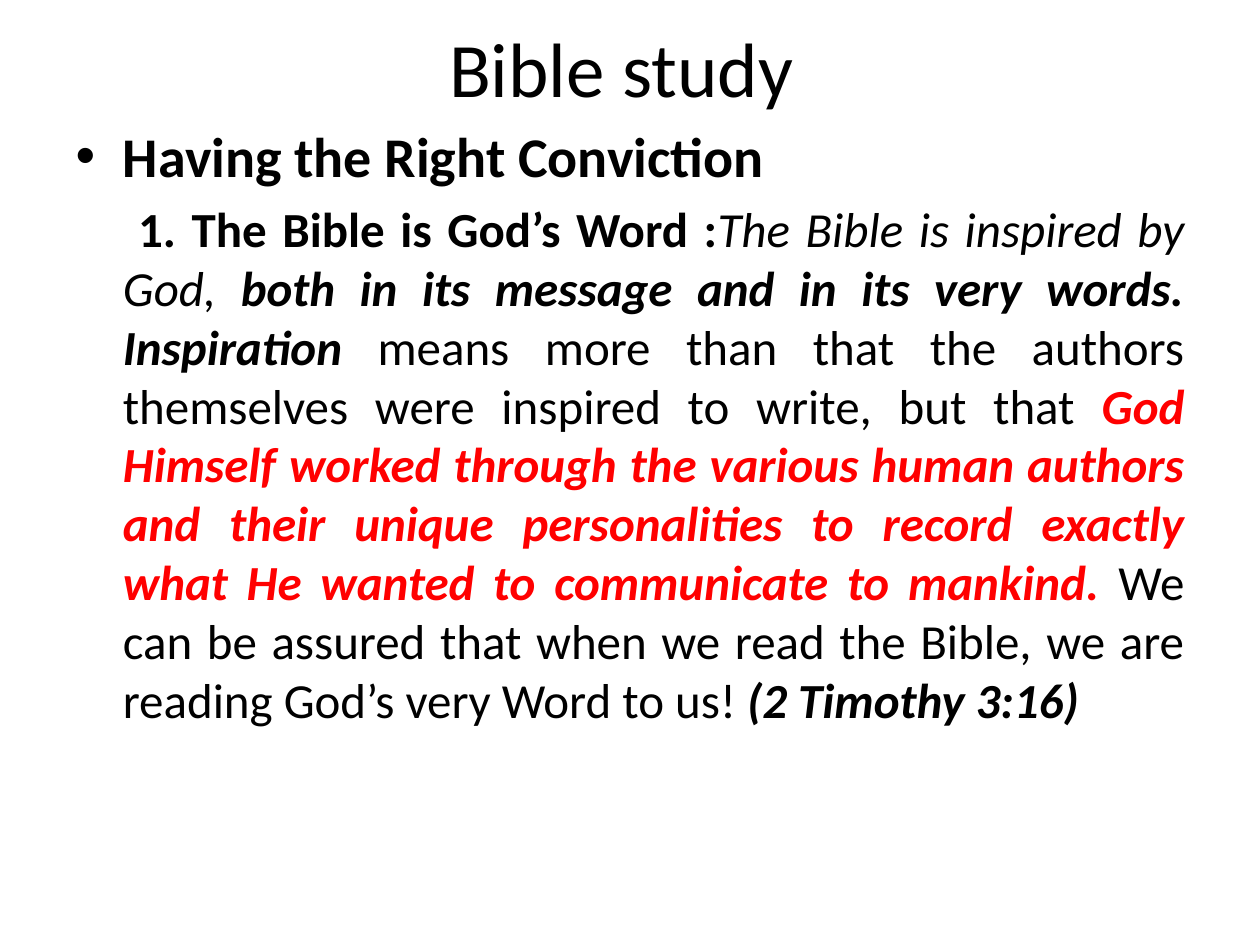
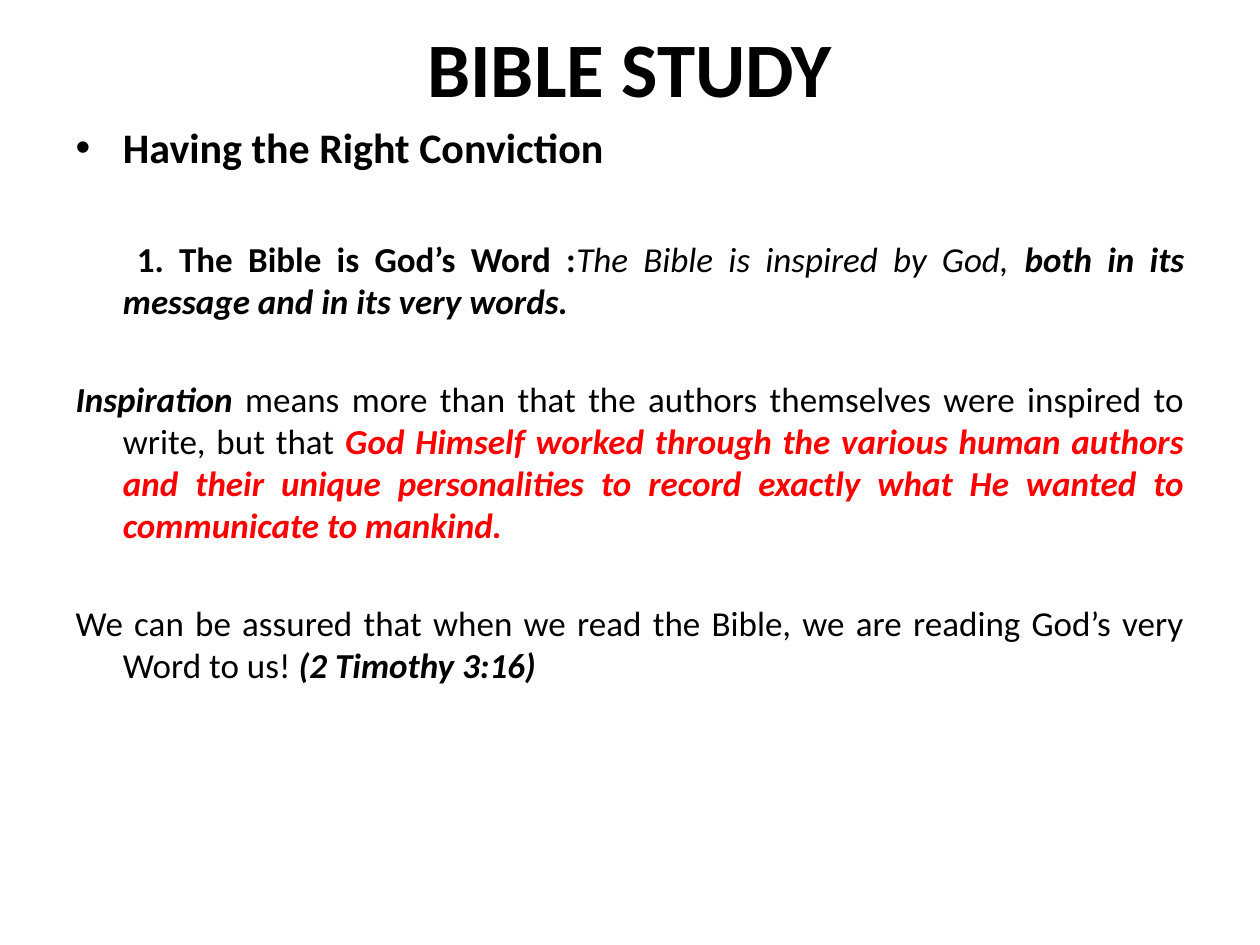
Before and after one commit to mutanganajoseph/Documents, a slide deck: slide 98 of auca/sem-1/intro-to-Bible-study/1 intro to Bible study Notes.pptx. Drawn at 1260x945 pixels with LibreOffice and Linux fonts; fonts in the diff are those of the drawing. Boxes give left, top, right and bottom in pixels: in the first picture for what was removed or moved away, otherwise in the second. Text is boxed around its words. In the diff, an @@ line names an element or a change of style, - is before the commit and + after.

```diff
--- a/auca/sem-1/intro-to-Bible-study/1 intro to Bible study Notes.pptx
+++ b/auca/sem-1/intro-to-Bible-study/1 intro to Bible study Notes.pptx
@@ title at (427, 46, 831, 98): text changed; bold on @@
-Bible study
+BIBLE STUDY
@@ text at (123, 133, 603, 170): size 32 to 24 pt in "Having the Right Conviction"; less space between paragraphs @@
@@ text at (76, 246, 1185, 684): text changed; size 28 to 20 pt @@
-1. The Bible is God’s Word :The Bible is inspired by God, both in its message and in its very words. Inspiration means more than that the authors themselves were inspired to write, but that God Himself worked through the various human authors and their unique personalities to record exactly what He wanted to communicate to mankind. We can be assured that when we read the Bible, we are reading God’s very Word to us! (2 Timothy 3:16)
+1. The Bible is God’s Word :The Bible is inspired by God, both in its message and in its very words.
+Inspiration means more than that the authors themselves were inspired to write, but that God Himself worked through the various human authors and their unique personalities to record exactly what He wanted to communicate to mankind.
+We can be assured that when we read the Bible, we are reading God’s very Word to us! (2 Timothy 3:16)
```
Also in this commit, not shown: 72 other slides changed, 5 other files.
